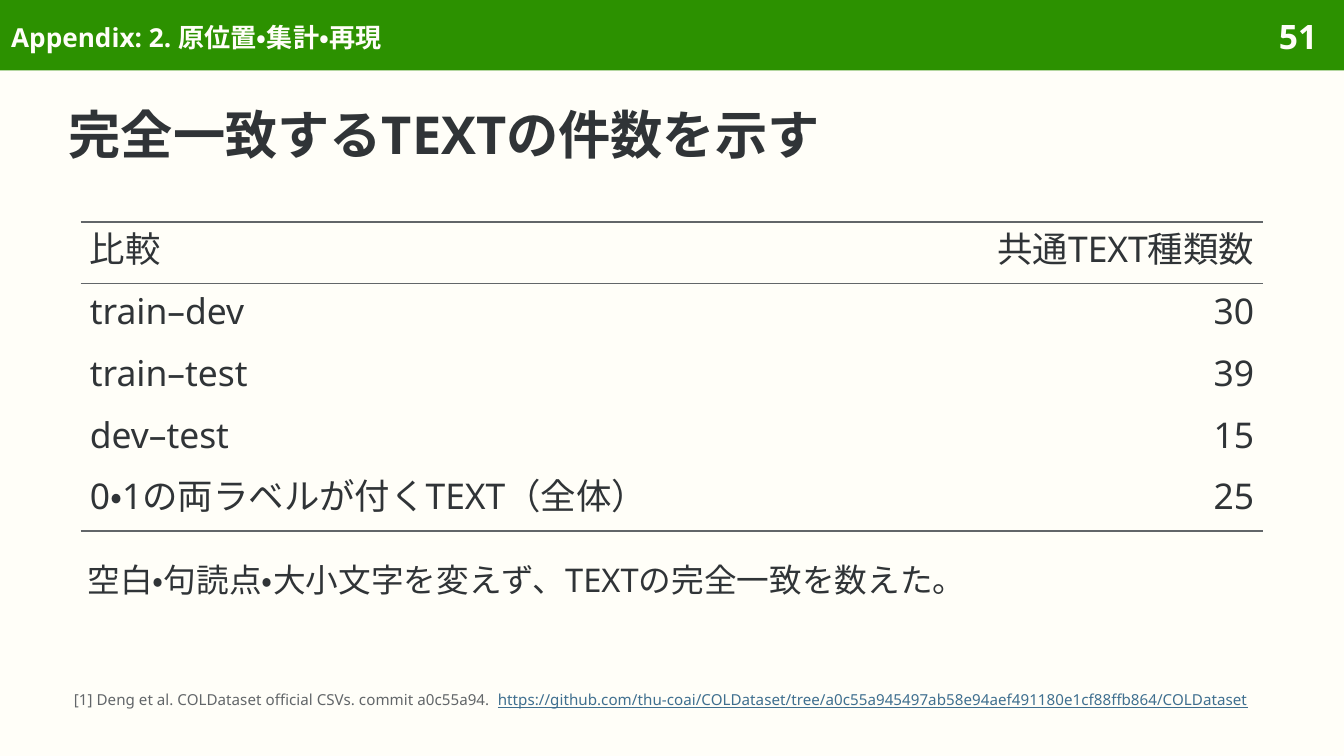
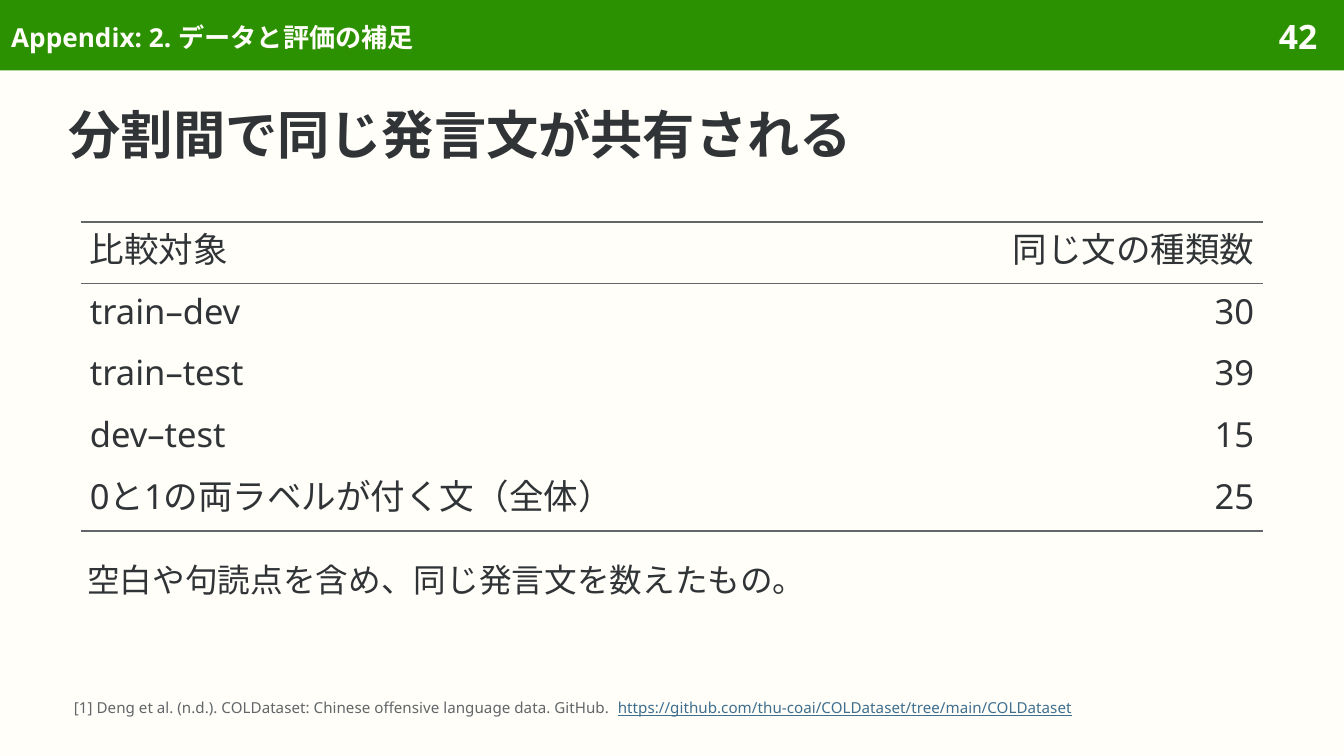
Before and after one commit to sasakiy84/datasets-in-10-minutes, a slide deck: slide 42 of slides/datasets-in-10-minutes-cold.pptx (slide 51 before the commit). Drawn at 1344x756 pixels with LibreOffice and Linux fonts; fonts in the diff are those of the drawing. Boxes give left, top, right and bottom in pixels: in the first picture for what was removed or moved away, otherwise in the second. Text is boxed around its words. In the diff, an @@ line names an element or a change of style, - is before the commit and + after.

Commit message:
Rewrite COLD Japanese and focus the offensive-language dataset overview on readers

```diff
--- a/slides/datasets-in-10-minutes-cold.pptx
+++ b/slides/datasets-in-10-minutes-cold.pptx
@@ title at (x1=11, y1=24, x2=414, y2=54): text changed @@
-Appendix: 2. 原位置・集計・再現
+Appendix: 2. データと評価の補足
@@ page number at (x1=1279, y1=24, x2=1317, y2=49): text changed @@
-51
+42
@@ title at (x1=69, y1=109, x2=852, y2=159): text changed @@
-完全一致するTEXTの件数を示す
+分割間で同じ発言文が共有される
@@ table at (x1=81, y1=222, x2=1263, y2=531) @@
-row 1, column 1: 比較
+row 1, column 1: 比較対象
-row 1, column 2: 共通TEXT種類数
+row 1, column 2: 同じ文の種類数
-row 5, column 1: 0・1の両ラベルが付くTEXT（全体）
+row 5, column 1: 0と1の両ラベルが付く文（全体）
@@ size 19 to 18.5 pt in "train–dev", "30", "train–test", "39" and 3 more places @@
@@ line spacing 21.9pt to 21.3pt @@
@@ text at (x1=87, y1=564, x2=805, y2=595): text changed @@
-空白・句読点・大小文字を変えず、TEXTの完全一致を数えた。
+空白や句読点を含め、同じ発言文を数えたもの。
@@ text at (x1=74, y1=701, x2=1072, y2=717): text changed; text colour #3F6F8F to #626669 @@
-[1] Deng et al. COLDataset official CSVs. commit a0c55a94. https://github.com/thu-coai/COLDataset/tree/a0c55a945497ab58e94aef491180e1cf88ffb864/COLDataset
+[1] Deng et al. (n.d.). COLDataset: Chinese offensive language data. GitHub. https://github.com/thu-coai/COLDataset/tree/main/COLDataset
```
Also in this commit, not shown: 39 other slides changed, 6 slides added, 20 slides removed, 40 other files.
